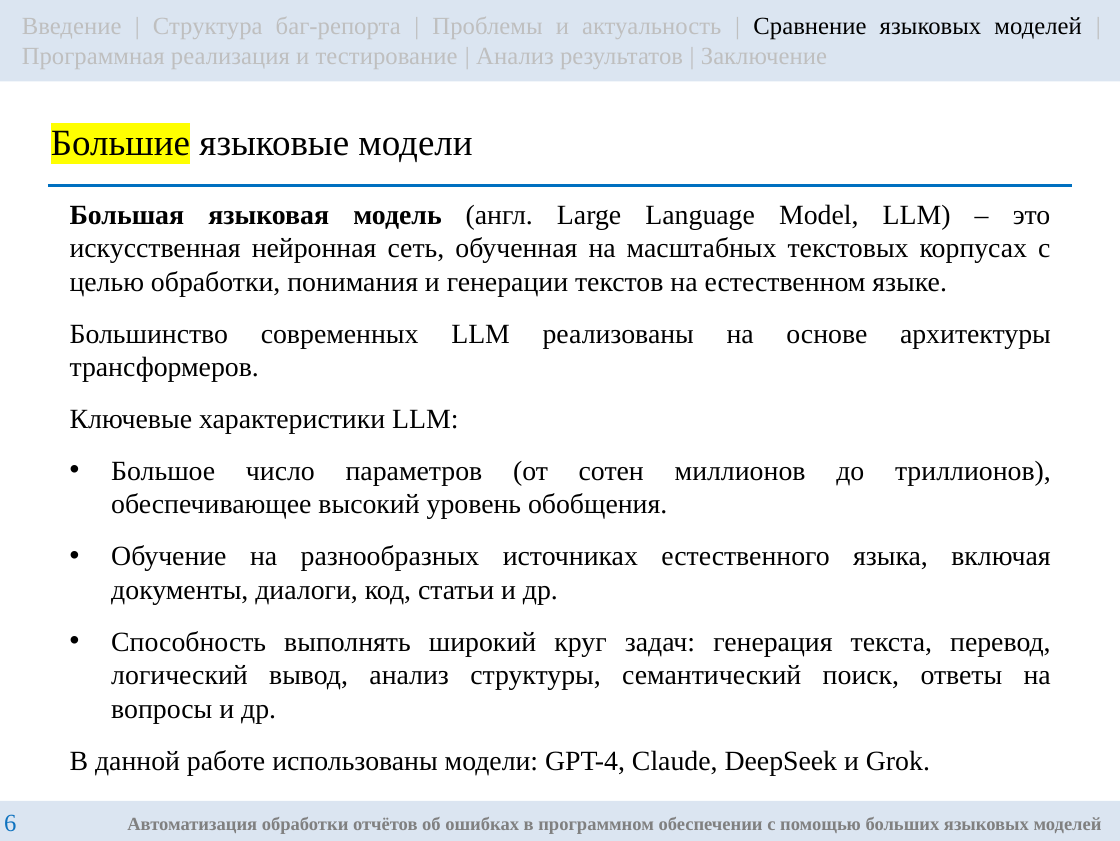
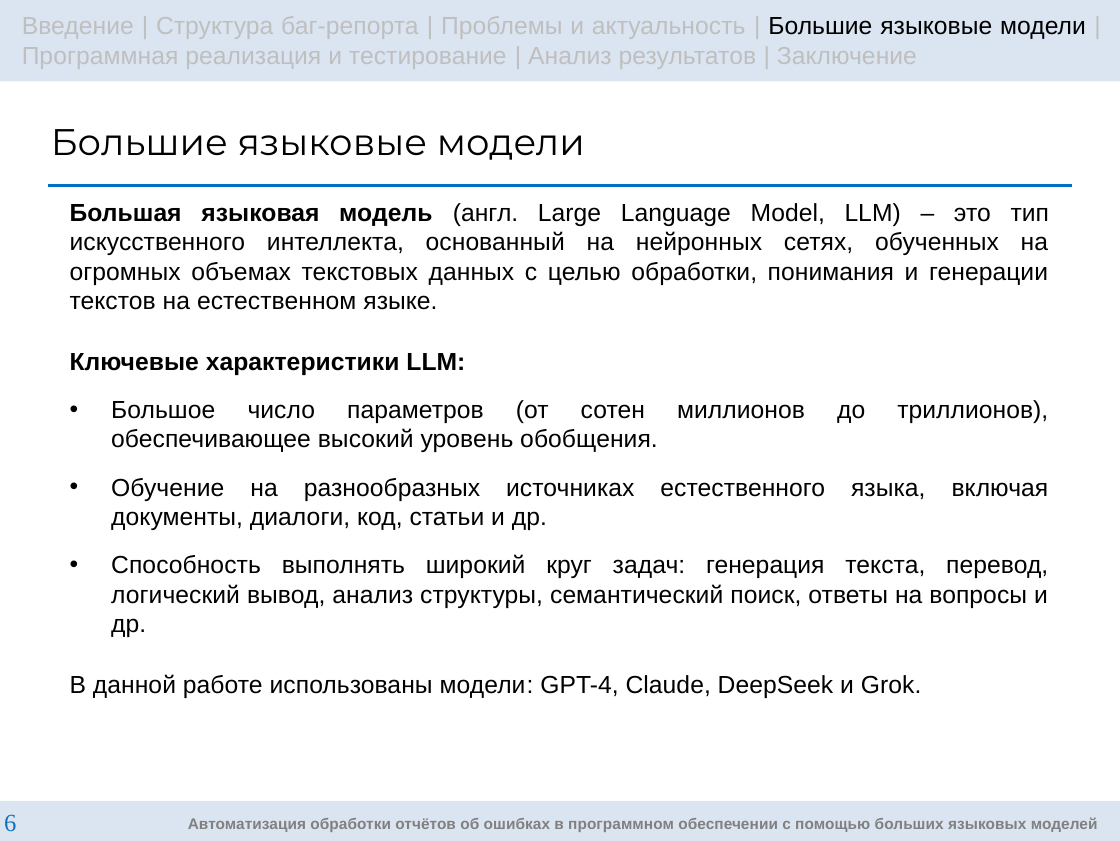
Before and after one commit to g3ntIeman/VKR_Gunko_Nikita, a slide deck: slide 6 of masters/ВКР/Презентация/GunkoNM_RK6-42M_Presentation.pptx. Drawn at 1120x841 pixels with LibreOffice and Linux fonts; fonts in the diff are those of the drawing. Boxes give left, top, right and bottom in pixels: in the first picture for what was removed or moved away, otherwise in the second. Text is boxed around its words. In the diff, an @@ line names an element or a change of style, - is before the commit and + after.

```diff
--- a/masters/ВКР/Презентация/GunkoNM_RK6-42M_Presentation.pptx
+++ b/masters/ВКР/Презентация/GunkoNM_RK6-42M_Presentation.pptx
@@ text in rectangle at (x1=22, y1=16, x2=1086, y2=69): text changed; font Times New Roman to Arial @@
-Введение | Структура баг-репорта | Проблемы и актуальность | Сравнение языковых моделей | Программная реализация и тестирование | Анализ результатов | Заключение
+Введение | Структура баг-репорта | Проблемы и актуальность | Большие языковые модели | Программная реализация и тестирование | Анализ результатов | Заключение
@@ title "Большие языковые модели" at (x1=51, y1=129, x2=585, y2=160): font Times New Roman to Montserrat; highlight #FFFF00 to none in "Большие" @@
@@ text at (x1=70, y1=203, x2=1049, y2=310): text changed; size 9 to 8 pt; font Times New Roman to Arial @@
-Большая языковая модель (англ. Large Language Model, LLM) – это искусственная нейронная сеть, обученная на масштабных текстовых корпусах с целью обработки, понимания и генерации текстов на естественном языке.
-Большинство современных LLM реализованы на основе архитектуры трансформеров.
+Большая языковая модель (англ. Large Language Model, LLM) – это тип искусственного интеллекта, основанный на нейронных сетях, обученных на огромных объемах текстовых данных с целью обработки, понимания и генерации текстов на естественном языке.
@@ text at (x1=70, y1=353, x2=1048, y2=698): size 9 to 8 pt, font Times New Roman to Arial in "Ключевые характеристики LLM:", "Большое число параметров (от сотен миллионов до ...", "Обучение на разнообразных источниках естественного языка, вк ...", "Способность выполнять широкий круг задач: генерация текста, ..." and 1 more places; bold on in "Ключевые характеристики LLM:"; more space between paragraphs @@
@@ rectangle "Автоматизация обработки отчётов об ошибках ..." at (x1=0, y1=800, x2=1120, y2=841): size 6 to 5 pt, font Times New Roman to Arial @@
```
Also in this commit, not shown: 16 other slides changed, 5 slides added, 1 other file.
